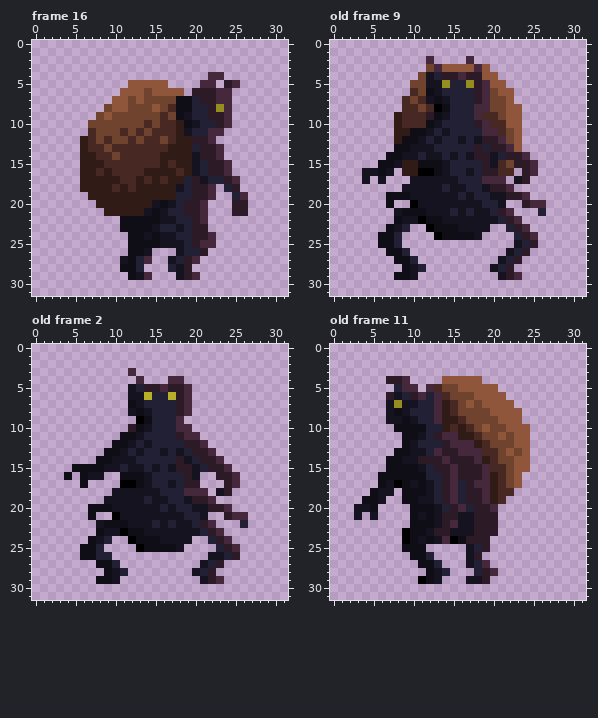
Two versions of one pixel-art file, src/main/resources/sprites/player.aseprite. This is how it looked before the edit.
32x32 pixels, 16 frames. Shown: frame 16, old frame 9, old frame 2, old frame 11. The commit also changed other frames, which this record leaves out.
After:
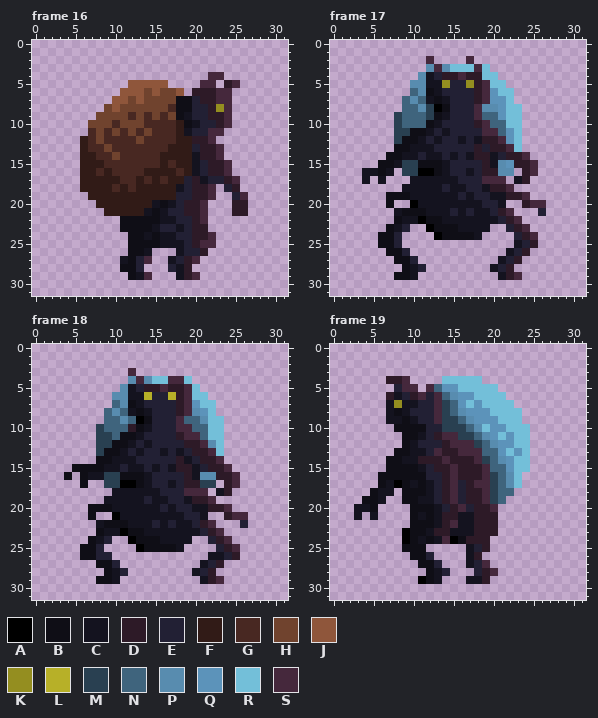
Palette (. is transparent): A #000000  B #0f0e16  C #14131f  D #2d1a27  E #222034  F #311b17  G #482822  H #70432e  J #8f563b  K #948e20  L #b7b028  M #294051  N #3f647d  P #588caf  Q #5c93ba  R #73bfd9  S #45283c
A new or re-ordered frame is compared with the old frame closest to it.
Difference:
frames 16 -> 24
--- frame 16
@@ x 7..19 @@
  5 .....JJJJJ...
- 6 ....JJJHJJJJ.
+ 6 ....JJJHJHHJ.
  7 ...JJHJHHHHBB
- 8 ..HJJHHHJHGBB
- 9 .HJHHHHHHGHBC
-10 HHHHHHHGHGGFB
-11 GHHHGHGHGGGFC
-12 GHGHHGHGGHGFF
+ 8 ..HJHHHHHHGBB
+ 9 .HHHHGHGHGHBC
+10 HHHGHHHGGGGFB
+11 GHGHGHGHGGGFC
+12 GHGGGGHGGGGFF
 13 GGHGGGGGGGFFF
--- frame 17 is new; against old frame 9
@@ x 6..25 @@
  2 ......S....S........
- 3 ......HSJJJJSJ......
- 4 .....HCEDDSDDJJ.....
- 5 ....HHCCKEEKDSJJ....
- 6 ....GHBCEEEEDSHJJ...
- 7 ...GHGCBCEEEDSHHJ...
- 8 ...GGHGABEEESSHHJJ..
- 9 ..FGGGDBCEEESGGHJJ..
-10 ..FGGGBCEEEEDSGGJJ..
-11 ..FFBBCECEEEESSGHJ..
-12 ..FBBCECEECECDDSHJ..
-13 ..BBCCCEEEEEDEDDSJ..
+ 3 ......PSPRRRSR......
+ 4 .....PCEDDSDDRR.....
+ 5 ....PPCCKEEKDSRR....
+ 6 ....NPBCEEEEDSQRR...
+ 7 ...NPNCBCEEEDSQQR...
+ 8 ...NNPMABEEESPPQRR..
+ 9 ..MNNNMBCEEESNNQRR..
+10 ..MNNNBCEEEEDSNNRR..
+11 ..MMBBCECEEEESSNQR..
+12 ..MBBCECEECECDDSQR..
+13 ..BBCCCEEEEEDEDDSR..
 14 .BBCCECCECECDDCEDDS.
-15 BBCFFBBBCEEEEDCGHDDS
-16 BC.FFAABCEECEDDGG.DS
+15 BBCMMBBBCEEEEDCPQDDS
+16 BC.MMAABCEECEDDPP.DS
 17 C...CCCCCCEEESSS.CD.
--- frame 18 is new; against old frame 2
@@ x 6..25 @@
  3 ......S.............
- 4 .......S...SS.......
- 5 ......CEDDSDDS......
- 6 ......CCLEELDS......
- 7 ......BCEEEEDS......
- 8 ......CBCEEEDS......
- 9 .......ABEEES.......
-10 ......DBCEEESS......
-11 .....BBCEEEEDSS.....
-12 ....BBCECEEEEDDS....
-13 ...BBCECEECECEDDS...
+ 4 ......PSPRRSSR......
+ 5 .....PCEDDSDDSR.....
+ 6 ....PPCCLEELDSRR....
+ 7 ....NPBCEEEEDSQRR...
+ 8 ...NPNCBCEEEDSPQR...
+ 9 ...NNPNABEEESNNPRR..
+10 ..MNNNDBCEEESSNNRR..
+11 ..MMNBBCEEEEDSSNRR..
+12 ..MMBBCECEEEEDDSPR..
+13 ..MBBCECEECECEDDSR..
 14 ..BBCCCEEEEEDCEDDS..
 15 BBBCCECCECECDDCEDDS.
-16 BCC..BBBCEEEEDC..DDS
-17 B....AABCEECEDD...DS
+16 BCCMMBBBCEEEEDCPPDDS
+17 B..MMAABCEECEDDMM.DS
 18 ....CCCCCCEEESSS.CD.
--- frame 19 is new; against old frame 11
@@ x 11..26 @@
  3 ................
- 4 ...JJJJJ........
- 5 .SGHHJJJJJ......
- 6 SESGHHHJJJJ.....
- 7 EESFGHJHJJJJ....
- 8 EESFGHHHHJJJJ...
- 9 EESFFGHHHHJJJ...
-10 BEEFGFGHJHHJJJ..
-11 CEDSSFFGHHJHJJ..
-12 EEEDSSSFGHHHJJ..
-13 CESDDSSSGGHJHJ..
-14 DDDSDDDSFGHHJJ..
-15 CEDDSDDDSGGHJJ..
-16 BEEDSDDDSFGHJ...
-17 BCEDSEDSSFGHJ...
-18 BCEDSEDDSFGG....
-19 CCEDSEDDSFG.....
+ 4 ...RRRRR........
+ 5 .SNQQRRRRR......
+ 6 SESNPQQRRRR.....
+ 7 EESMNQRQRRRR....
+ 8 EESMNPQQQRRRR...
+ 9 EESMMNPQQQRRR...
+10 BEEMMMNPRQQRRR..
+11 CEDSSMMNPQRQRR..
+12 EEEDSSSMNPQQRR..
+13 CESDDSSSNNQRQR..
+14 DDDSDDDSMNPQRR..
+15 CEDDSDDDSNNQRR..
+16 BEEDSDDDSMNPR...
+17 BCEDSEDSSMNPR...
+18 BCEDSEDDSMNN....
+19 CCEDSEDDSMN.....
 20 BBCEDSEDDS......
Pixel boxes of the changes (left, top, right, bottom) in both pictures:
changed: (104, 88, 176, 144)
changed: (394, 64, 522, 176)
added: (96, 376, 224, 488)
changed: (434, 376, 530, 504)
